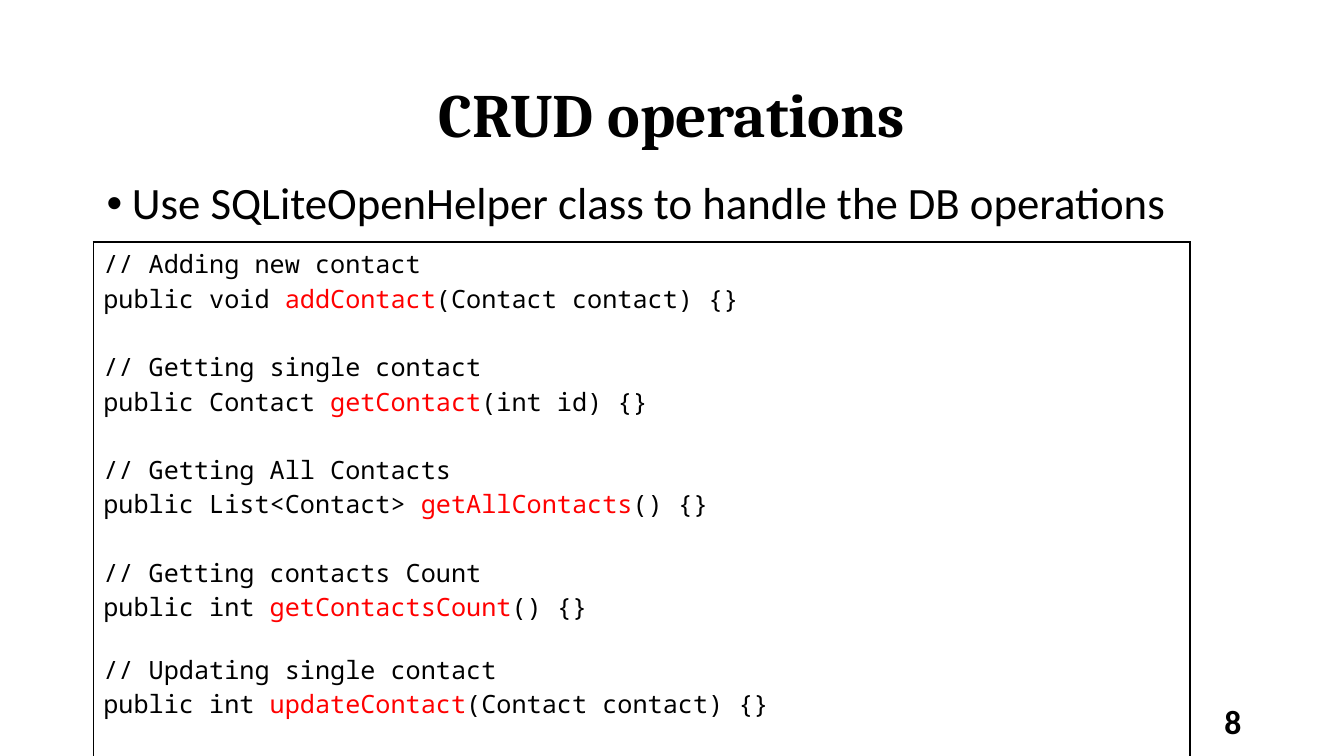
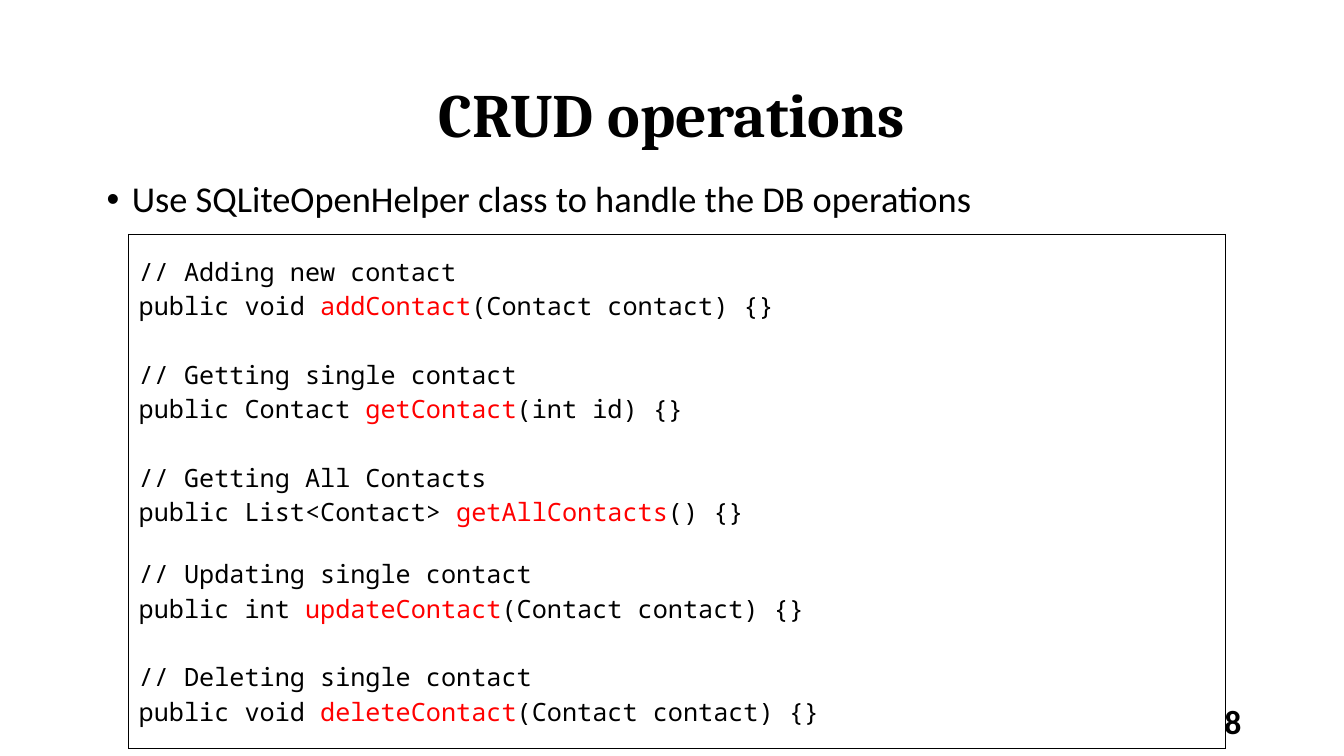
Before and after one commit to varanee/Course, a slide deck: slide 8 of Mobile_App_Dev/Week7/Lec7.odp. Drawn at 1344x756 pixels with LibreOffice and Linux fonts; fonts in the diff are those of the drawing. Boxes give left, top, right and bottom in pixels: in the first picture for what was removed or moved away, otherwise in the second. Text is boxed around its words. In the diff, an @@ line names an element or a change of style, - is before the commit and + after.

```diff
--- a/Mobile_App_Dev/Week7/Lec7.odp
+++ b/Mobile_App_Dev/Week7/Lec7.odp
@@ text "Use SQLiteOpenHelper class to handle ..." at <box>132,186,971,218</box>: size 32 to 26 pt @@
@@ table at <box>129,235,1226,749</box> @@
-row 1, column 1: // Adding new contact / public void addContact(Contact contact) {} / // Getting single contact / public Contact getContact(int id) {} / // Getting All Contacts / public List<Contact> getAllContacts() {} / // Getting contacts Count / public int getContactsCount() {} / // Updating single contact / public int updateContact(Contact contact) {} / // Deleting single contact / public void deleteContact(Contact contact) {}
+row 1, column 1: // Adding new contact / public void addContact(Contact contact) {} / // Getting single contact / public Contact getContact(int id) {} / // Getting All Contacts / public List<Contact> getAllContacts() {} / // Updating single contact / public int updateContact(Contact contact) {} / // Deleting single contact / public void deleteContact(Contact contact) {}
@@ table: place and size @@
-table at <box>94,242,1191,756</box>
+table at <box>129,235,1226,749</box>
```
Also in this commit, not shown: 11 other slides changed, 1 slide added, 1 slide removed, 4 other files.
